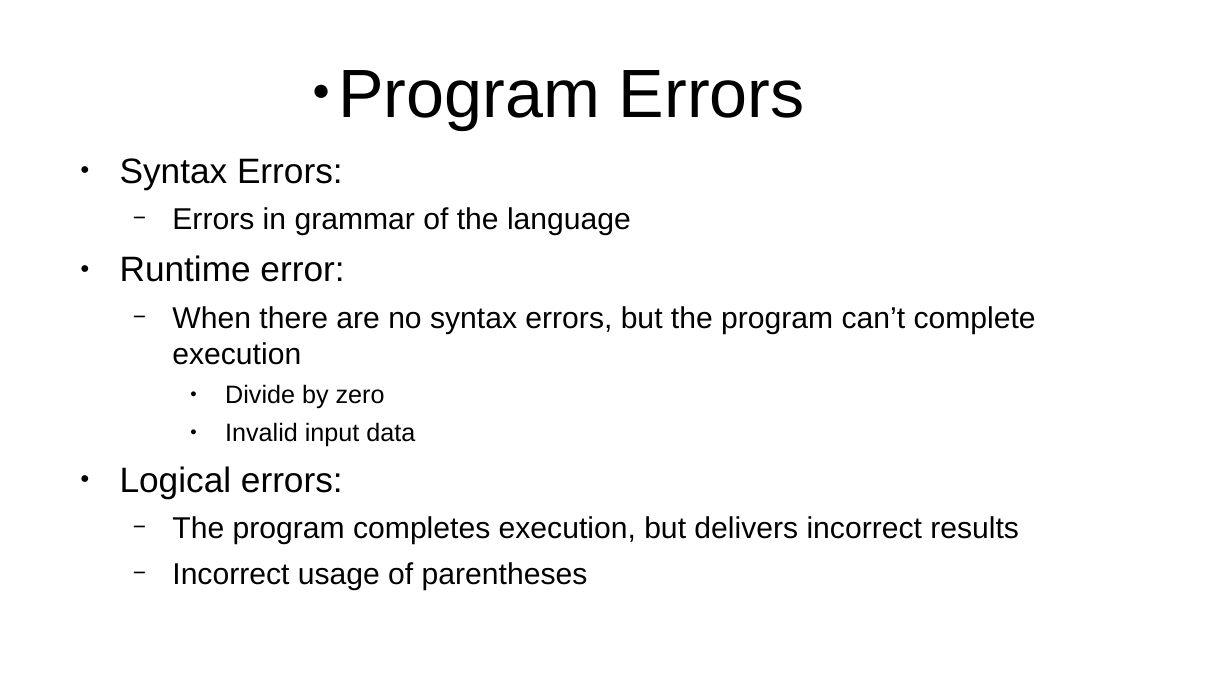
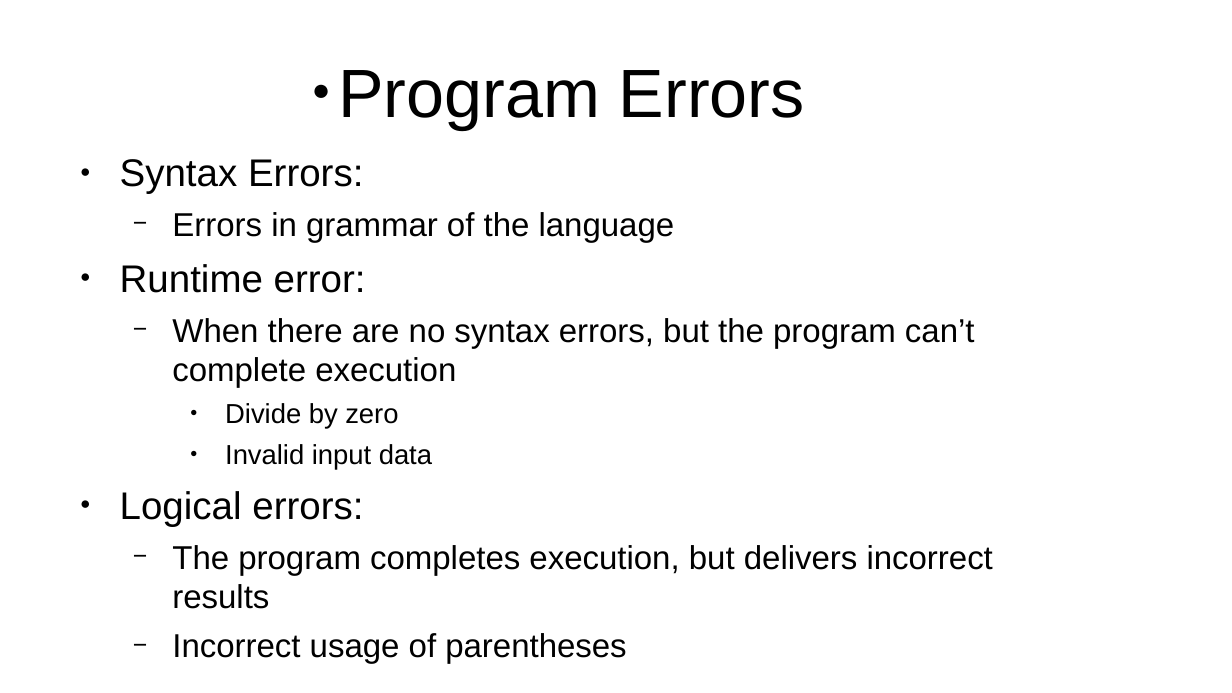
Before and after one commit to UsmanTahirKiani/visualizations, a slide deck: slide 14 of BDA.pptx (slide 12 before the commit). Drawn at 1232x693 pixels with LibreOffice and Linux fonts; fonts in the diff are those of the drawing. Boxes give left, top, right and bottom in pixels: in the first picture for what was removed or moved away, otherwise in the second. Text is boxed around its words. In the diff, an @@ line names an element or a change of style, - is before the commit and + after.

```diff
--- a/BDA.pptx
+++ b/BDA.pptx
@@ text "Syntax Errors:" at [120, 159, 993, 609]: size 22.7 to 24.8 pt in "Syntax Errors:", "Runtime error:", "Logical errors:"; size 19.4 to 21.2 pt in "Errors in grammar of the language", "When there are no syntax errors, but ...", "The program completes execution, but delivers incorrect ...", "Incorrect usage of parentheses"; size 16.2 to 17.7 pt in "Divide by zero", "Invalid input data" @@
```
Also in this commit, not shown: 2 other slides changed, 2 slides added.
